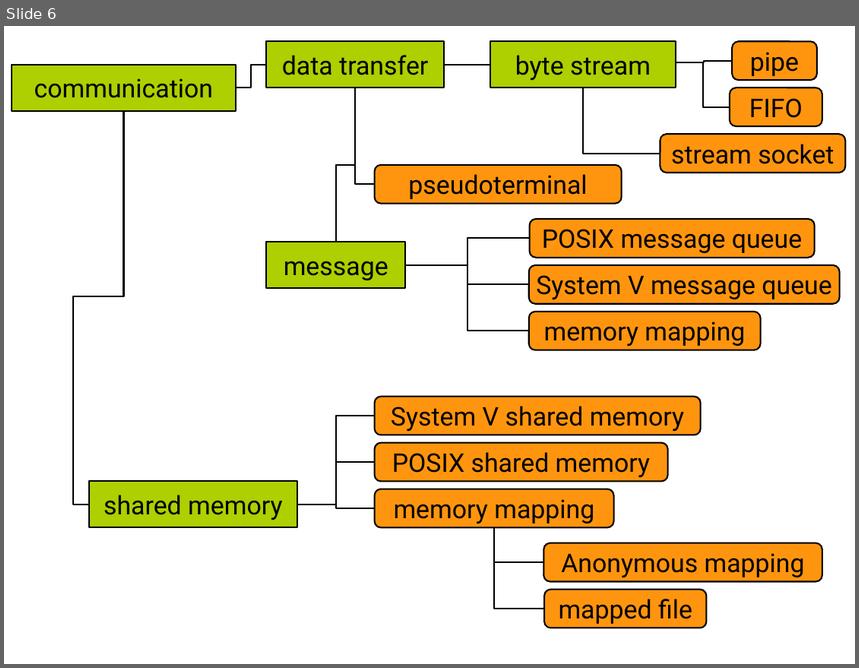
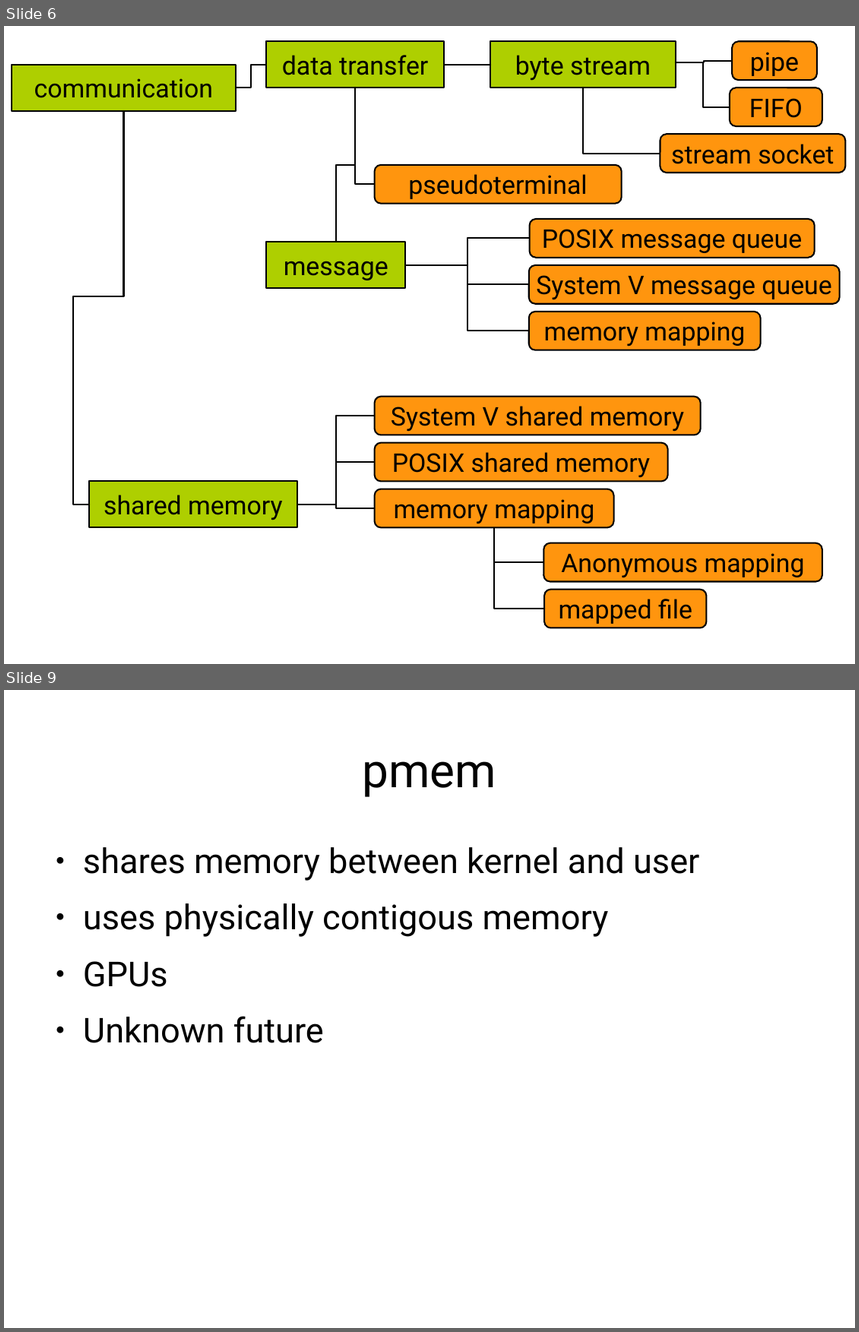
Before and after one commit to gregkh/presentation-kdbus, a slide deck: kdbus.odp. Shown one above the other, each under a label of ours: slide 6 before the commit, slides 6 and 9 after it; the slides between them are not shown. The pictures are 859x668 and 859x1332 pixels, drawn with LibreOffice and Linux fonts; fonts in the diff are those of the drawing. Boxes give left, top, right and bottom in pixels: in the first picture for what was removed or moved away, otherwise in the second. Text is boxed around its words. In the diff, an @@ line names an element or a change of style, - is before the commit and + after.

```diff
--- a/kdbus.odp
+++ b/kdbus.odp
@@ slide 9 added at <box>4,690,855,1328</box>, background #FFFFFF @@
@@ title added at <box>363,761,496,797</box>, 44 pt, text #000000 @@
+pmem
@@ text added at <box>83,847,699,1043</box>, 32 pt, text #000000 @@
+● shares memory between kernel and user
+● uses physically contigous memory
+● GPUs
+● Unknown future
```
Also in this commit, not shown: 17 other slides added, 1 slide removed, 1 other file.
